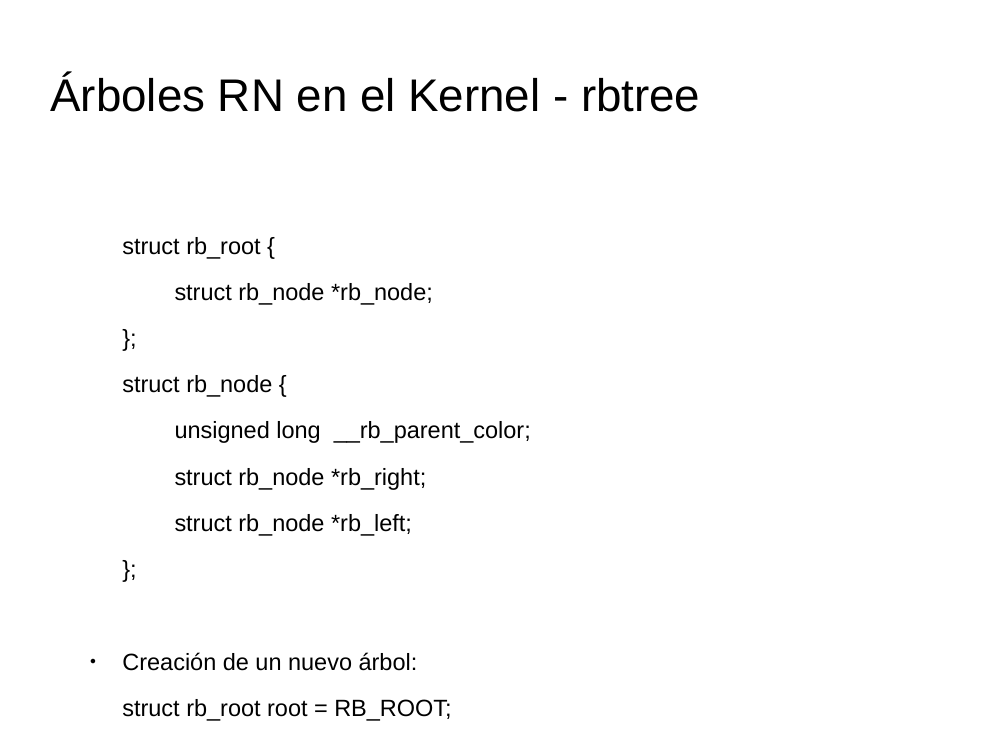
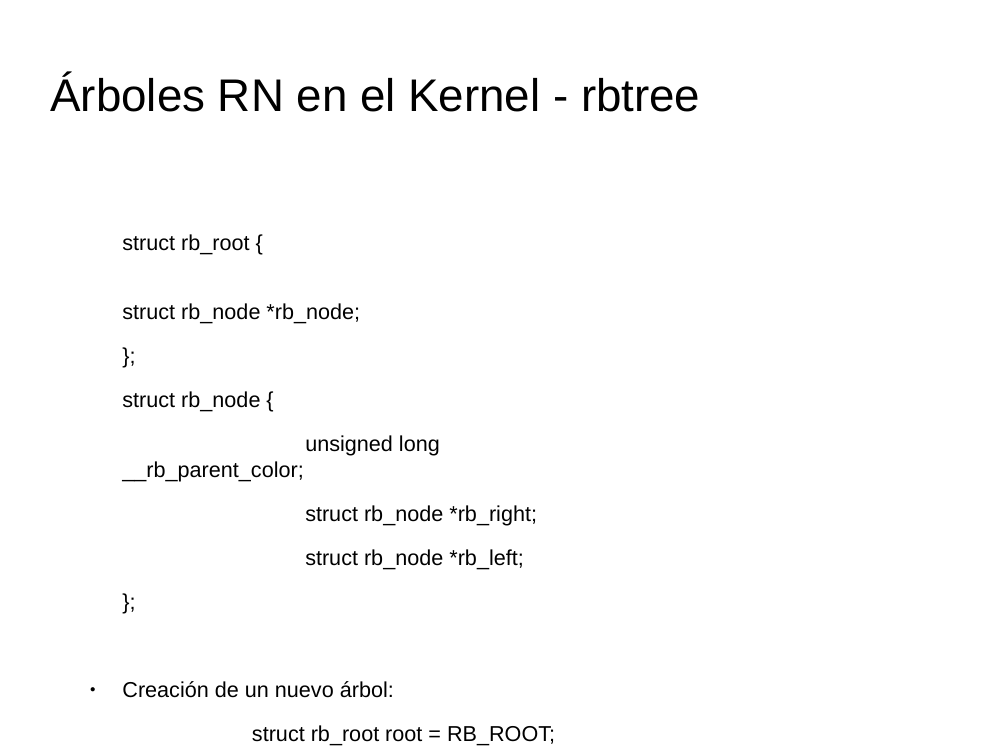
Before and after one commit to tombe85/lin, a slide deck: slide 25 of presentacion/EstructurasDeDatosKernelMigVersion.odp (slide 24 before the commit). Drawn at 1008x756 pixels with LibreOffice and Linux fonts; fonts in the diff are those of the drawing; background and template pictures are left out. Boxes give left, top, right and bottom in pixels: in the first picture for what was removed or moved away, otherwise in the second. Text is boxed around its words. In the diff, an @@ line names an element or a change of style, - is before the commit and + after.

```diff
--- a/presentacion/EstructurasDeDatosKernelMigVersion.odp
+++ b/presentacion/EstructurasDeDatosKernelMigVersion.odp
@@ text "struct rb_root {" at box(122, 234, 555, 746): size 18.5 to 17 pt; list level 1 to 4 in "struct rb_root root = RB_ROOT;" @@
```
Also in this commit, not shown: 2 other slides changed, 4 slides added, 1 slide removed.
